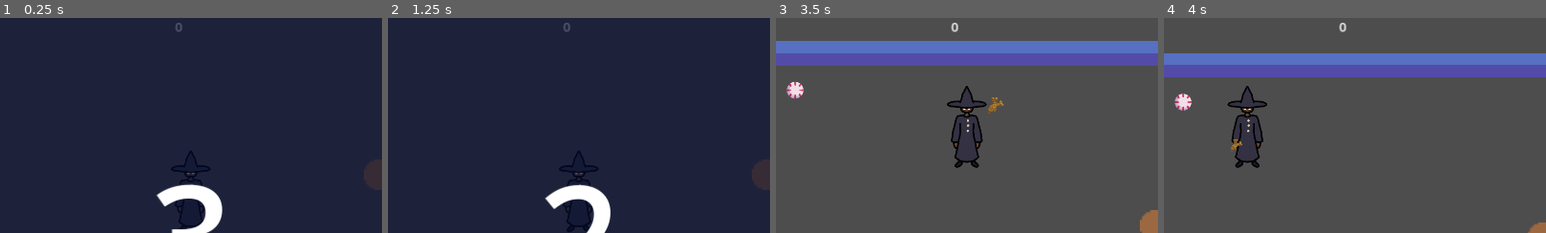
Above: before the commit, frames 1-4 (left to right).
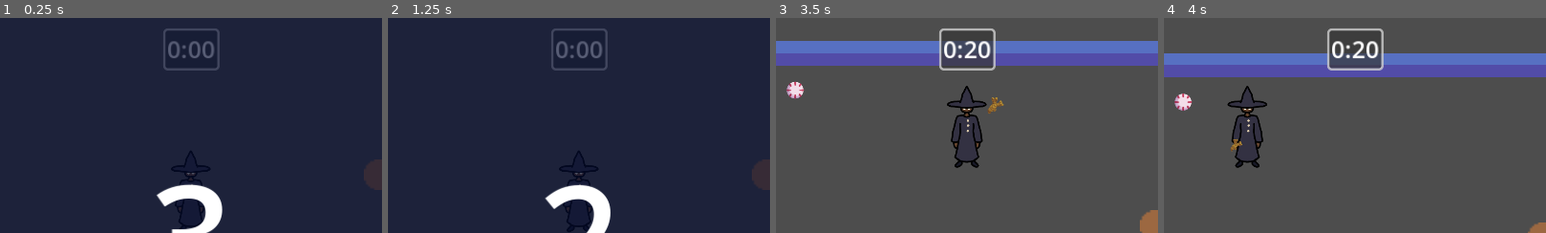
Above: after the commit, the same moments.

Repository: aryuserious/witch-in-training
Game: Godot game, scene res://scenes/level_1.tscn
Two runs of this game, one before a commit and one after it. Both use one fixed random seed, a clock stepped at 60 frames per second and the inputs below.
Inputs:
- Up to frame 1 (0.25 s): no input
- Up to frame 2 (1.25 s): tap Enter at 0.5 s; hold D (right) from 0.53 s (still down); tap Q (drop) at 0.6 s
- Up to frame 3 (3.5 s): release D (right) at 1.28 s; hold S (down) 1.28-2.03 s; tap E (pickup) at 1.35 s; tap Space at 2 s; hold D (right) 2.03-2.78 s; tap 1 (show-hide stats) at 2.1 s; tap Enter at 2.75 s; hold W (up) from 2.78 s (still down); tap Q (drop) at 2.85 s
- Up to frame 4 (4 s): release W (up) at 3.53 s; hold A (left) from 3.53 s (still down); tap E (pickup) at 3.6 s
The pictures show only the part of the screen within x 25-75%, y 0-50%; the shares and areas given below are measured in that part.

The runs differ from the first frame. In frame 1, 0.9% of the frame differs, in the area x 42-58%, y 2-25%; in frame 2, 0.9%; in frame 3, 2.1%; in frame 4, 1.8%.

Commit message:
timer style matches the rest of the HUD

Diff:
--- /dev/null
+++ b/assets/hud_style_box.tres
@@ -0,0 +1,17 @@
+[gd_resource type="StyleBoxFlat" format=3 uid="uid://cokgb4t6e6ntq"]
+
+[resource]
+bg_color = Color(0.215686, 0.215686, 0.215686, 0.713726)
+border_width_left = 3
+border_width_top = 3
+border_width_right = 3
+border_width_bottom = 3
+border_color = Color(0.8, 0.8, 0.8, 0.815686)
+corner_radius_top_left = 5
+corner_radius_top_right = 5
+corner_radius_bottom_right = 5
+corner_radius_bottom_left = 5
+expand_margin_left = 5.0
+expand_margin_top = 5.0
+expand_margin_right = 10.0
+expand_margin_bottom = 5.0
--- a/scenes/hud.tscn
+++ b/scenes/hud.tscn
@@ -1,8 +1,9 @@
-[gd_scene load_steps=3 format=3 uid="uid://bxg1rh7mqq515"]
+[gd_scene load_steps=4 format=3 uid="uid://bxg1rh7mqq515"]
 
 [ext_resource type="Script" path="res://scripts/hud.gd" id="1_41je0"]
+[ext_resource type="StyleBox" uid="uid://cokgb4t6e6ntq" path="res://assets/hud_style_box.tres" id="2_u6w7x"]
 
-[sub_resource type="StyleBoxFlat" id="StyleBoxFlat_27rcv"]
+[sub_resource type="StyleBoxFlat" id="StyleBoxFlat_fsokj"]
 bg_color = Color(0.215686, 0.215686, 0.215686, 0.713726)
 border_width_left = 3
 border_width_top = 3
@@ -13,41 +14,60 @@
 corner_radius_top_right = 5
 corner_radius_bottom_right = 5
 corner_radius_bottom_left = 5
-expand_margin_left = 5.0
-expand_margin_top = 5.0
-expand_margin_right = 10.0
-expand_margin_bottom = 5.0
+expand_margin_left = 2.0
+expand_margin_top = 2.0
+expand_margin_right = 2.0
+expand_margin_bottom = 2.0
 
-[node name="HUD" type="CanvasLayer"]
+[node name="HUD" type="CanvasLayer" node_paths=PackedStringArray("ingr_list_vbox", "potion_label")]
 script = ExtResource("1_41je0")
+ingr_list_vbox = NodePath("ListPanel/ListVBox/IngrListVBox")
+potion_label = NodePath("ListPanel/ListVBox/Potion")
 
-[node name="Time" type="Label" parent="."]
+[node name="TimePanel" type="PanelContainer" parent="."]
 anchors_preset = 5
 anchor_left = 0.5
 anchor_right = 0.5
-offset_left = -20.0
-offset_right = 20.0
-offset_bottom = 23.0
+offset_left = -30.0
+offset_top = 15.0
+offset_right = 30.0
+offset_bottom = 55.0
 grow_horizontal = 2
-text = "Time"
+theme_override_styles/panel = SubResource("StyleBoxFlat_fsokj")
 
-[node name="Panel" type="PanelContainer" parent="."]
+[node name="TimeHBox" type="HBoxContainer" parent="TimePanel"]
+layout_mode = 2
+theme_override_constants/separation = 0
+alignment = 1
+
+[node name="Minutes" type="Label" parent="TimePanel/TimeHBox"]
+layout_mode = 2
+theme_override_font_sizes/font_size = 30
+text = "M:"
+
+[node name="Seconds" type="Label" parent="TimePanel/TimeHBox"]
+layout_mode = 2
+theme_override_font_sizes/font_size = 30
+text = "Sec"
+
+[node name="ListPanel" type="PanelContainer" parent="."]
 offset_left = 15.0
 offset_top = 15.0
 offset_right = 72.0
 offset_bottom = 44.0
-theme_override_styles/panel = SubResource("StyleBoxFlat_27rcv")
+theme_override_styles/panel = ExtResource("2_u6w7x")
 
-[node name="VBox" type="VBoxContainer" parent="Panel"]
+[node name="ListVBox" type="VBoxContainer" parent="ListPanel"]
 layout_mode = 2
 
-[node name="Potion" type="Label" parent="Panel/VBox"]
+[node name="Potion" type="Label" parent="ListPanel/ListVBox"]
 layout_mode = 2
 
-[node name="IngrTypes" type="VBoxContainer" parent="Panel/VBox"]
+[node name="IngrListVBox" type="VBoxContainer" parent="ListPanel/ListVBox"]
 layout_mode = 2
 
 [node name="Start" type="Control" parent="."]
+visible = false
 layout_mode = 3
 anchors_preset = 15
 anchor_right = 1.0
--- a/scenes/level_1.tscn
+++ b/scenes/level_1.tscn
@@ -49,9 +49,10 @@
 [node name="Stats" parent="." instance=ExtResource("5_xuif7")]
 visible = false
 
-[node name="HUD" parent="." node_paths=PackedStringArray("cauldron") instance=ExtResource("6_mlbeg")]
+[node name="HUD" parent="." node_paths=PackedStringArray("cauldron", "game_time") instance=ExtResource("6_mlbeg")]
 process_mode = 3
 cauldron = NodePath("../Cauldron")
+game_time = NodePath("../GameTime")
 
 [node name="StartTimer" type="Timer" parent="."]
 process_mode = 2
--- a/scripts/hud.gd
+++ b/scripts/hud.gd
@@ -4,28 +4,38 @@
 
 
 @export var cauldron : Cauldron
+@export var game_time : Timer
+@export var ingr_list_vbox : VBoxContainer
+@export var potion_label : Label
 
 
 func _ready():
     cauldron.connect("new_potion", _on_cauldron_new_potion)
     get_parent().get_node("StartTimer").connect("timeout", _on_start_timer_timeout)
+    $Start.visible = true
 
 
 func _process(_delta):
+    # start timer
     var st = get_parent().get_node("StartTimer") as Timer
     $Start/Countdown.text = str(ceil(st.time_left))
 
-    var gt = get_parent().get_node("GameTime") as Timer
-    $Time.text = str(ceil(gt.time_left))
+    # game time minutes and seconds
+    var s = int(ceil(game_time.time_left)) # if time left is 5.99, s is 6. if time left is 5.08, s is 6. if time left is 4.99, s is 5.
+    var m = floor(s/60) # if s/60 is 3.42, m = 3
+    s = s % 60 # s is the remainder of s / 60. if s is 90 (1 min and 30 sec), 90 % 60 will be 30. % means remainder of
+
+    $TimePanel/TimeHBox/Minutes.text = str(m) + ":"
+    $TimePanel/TimeHBox/Seconds.text = str(s) if s >= 10 else "0" + str(s) # ternary. var x = (value) if (condition) else (value). this is so that when the number is less than 10 it will say 0:03
 
 
 func _on_cauldron_new_potion(potion : Cauldron.Potion):
     var ingredient_types : Array[String] = []
 
-    $Panel/VBox/Potion.text = potion.effect + " Potion" # it'll end up like: "Healing Potion", "Death Potion", etc.
+    potion_label.text = potion.effect + " Potion" # it'll end up like: "Healing Potion", "Death Potion", etc.
 
     # delete old ingredients
-    for ingr in $Panel/VBox/IngrTypes.get_children():
+    for ingr in ingr_list_vbox.get_children():
         ingr.queue_free()
 
     for ingr in potion.ingredient_types: # for every potion ingredient...
@@ -35,10 +45,11 @@
     for ingr_type in ingredient_types: # for every ingr type in the ingredient types array...
         var label = Label.new() # make a new label...
         label.text = "- " + ingr_type # set the text to the ingredient type... (it'll end up like - Ginger Root, - Throned Rose)
-        $Panel/VBox/IngrTypes.add_child(label) # add the label to the HUD list
+        ingr_list_vbox.add_child(label) # add the label to the HUD list
 
 
 func _on_start_timer_timeout():
     $Start.visible = false
     cauldron.select_potion()
     get_tree().paused = false
+    game_time.start()
